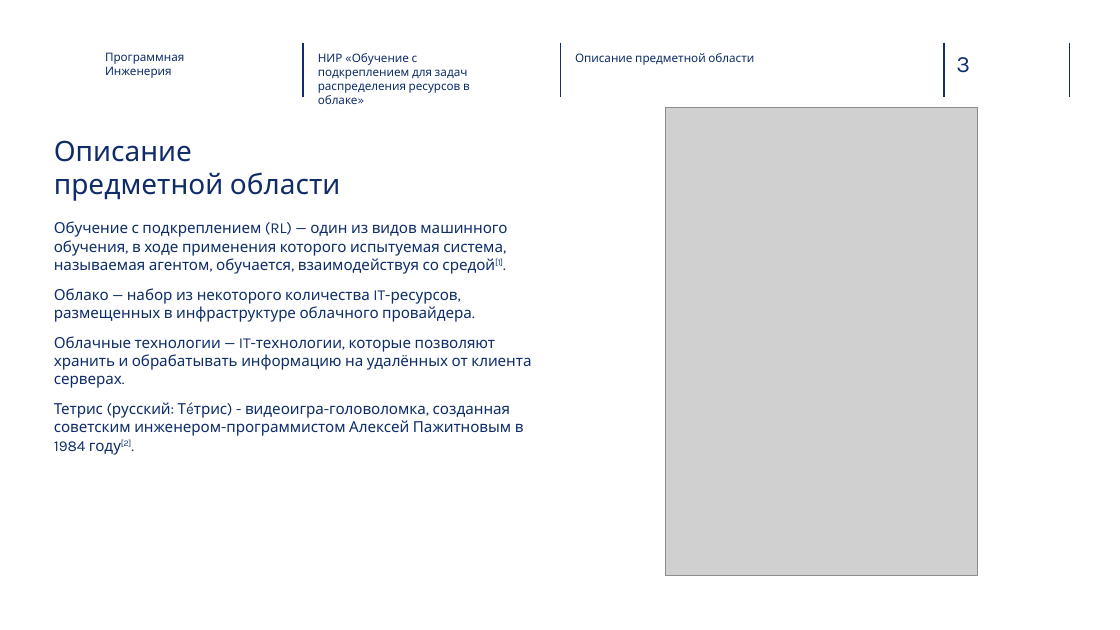
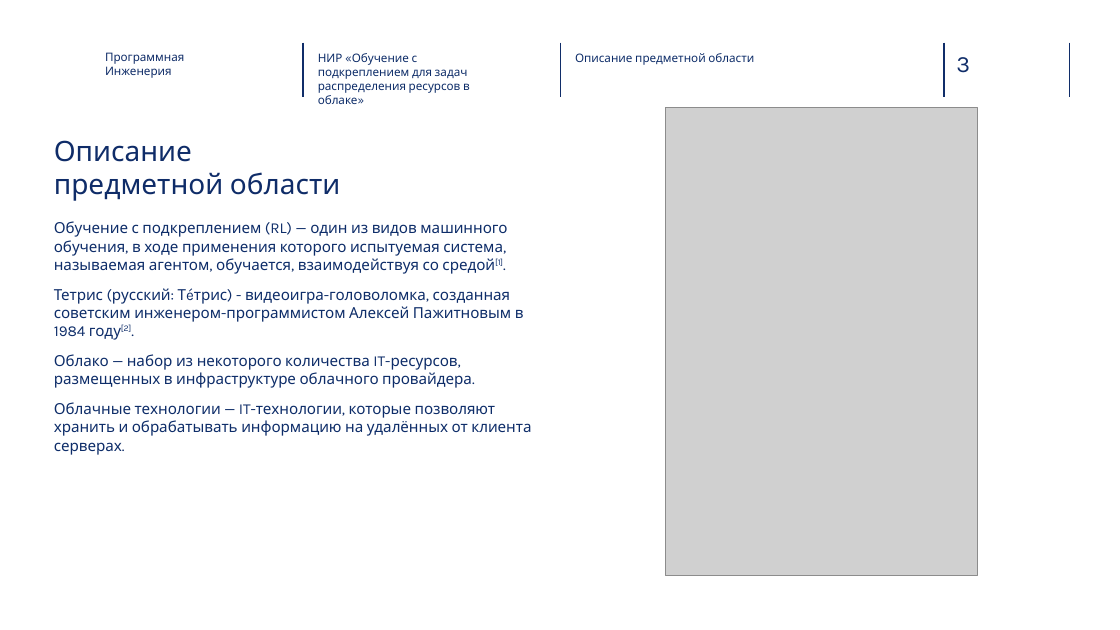
Before and after one commit to NikPeg/Reinforcement-learning-for-resource-allocation-tasks-in-the-cloud, a slide deck: slide 3 of Итоговая_презентация.pptx. Drawn at 1120x630 pixels with LibreOffice and Linux fonts; fonts in the diff are those of the drawing; grey boxes stand for pictures; background and template pictures are left out. Boxes give left, top, right and bottom in pixels: in the first picture for what was removed or moved away, otherwise in the second. Text is boxed around its words. In the diff, an @@ line names an element or a change of style, - is before the commit and + after.

```diff
--- a/Итоговая_презентация.pptx
+++ b/Итоговая_презентация.pptx
@@ text at box(54, 288, 524, 340): paragraph added @@
+Тетрис (русский: Тéтрис) - видеоигра-головоломка, созданная советским инженером-программистом Алексей Пажитновым в 1984 году[2].
@@ text at box(54, 402, 524, 455): paragraph removed @@
-Тетрис (русский: Тéтрис) - видеоигра-головоломка, созданная советским инженером-программистом Алексей Пажитновым в 1984 году[2].
```
Also in this commit, not shown: 1 other slide changed.
